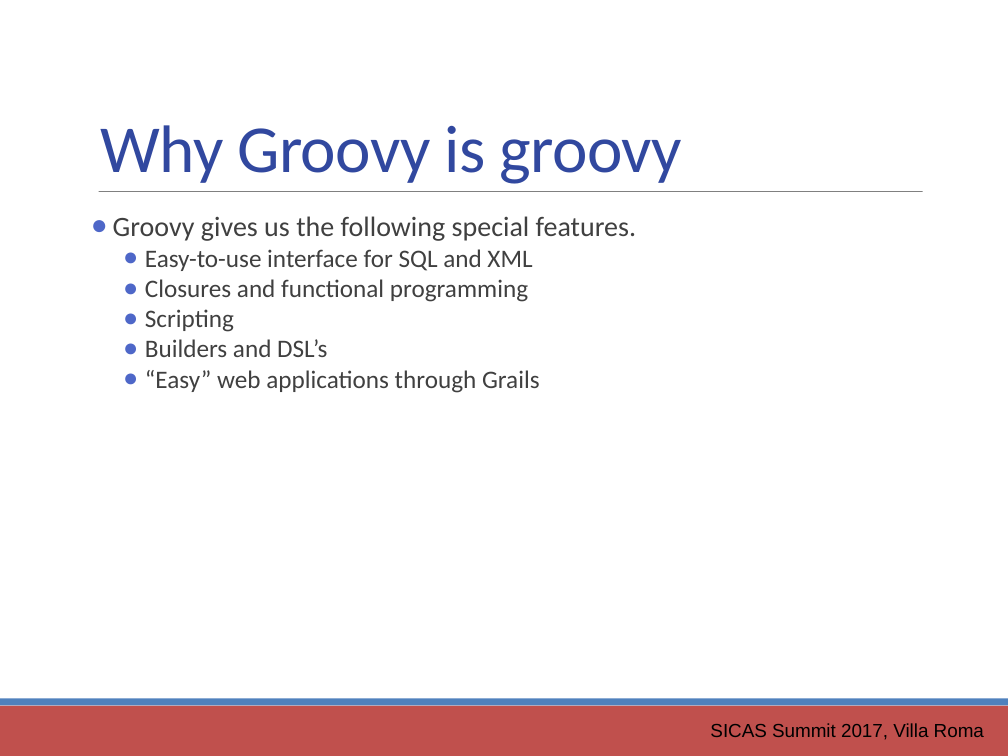
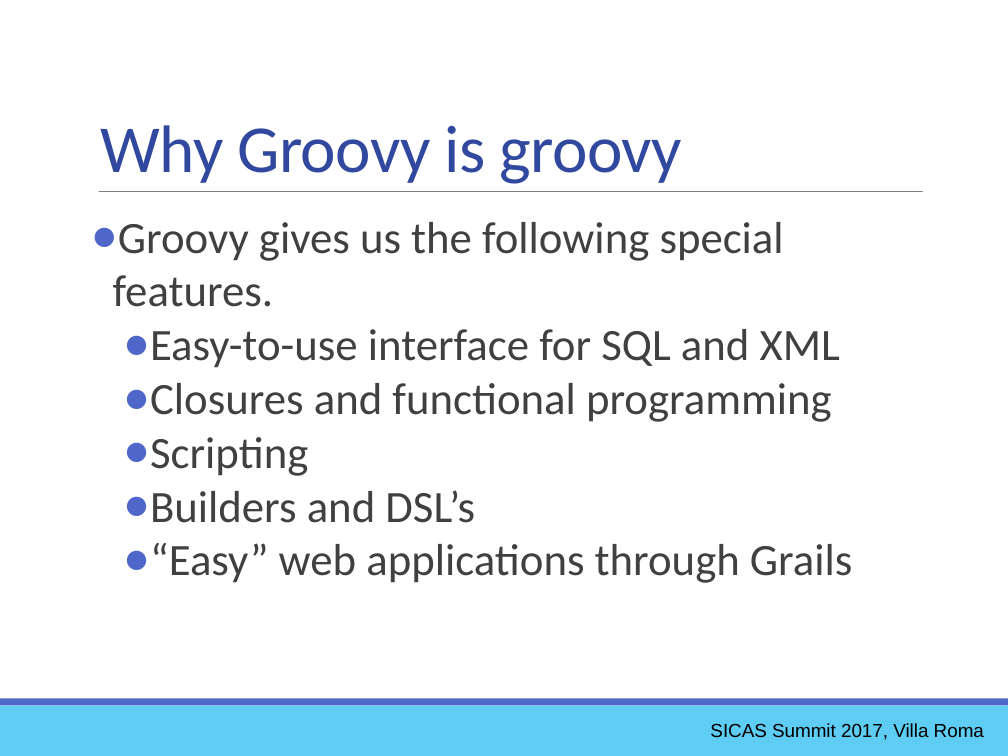
Before and after one commit to ewcole/simple_report, a slide deck: slide 7 of docs/SICAS_2017/Cole_Drop-In Reporting with Groovy.pptx. Drawn at 1008x756 pixels with LibreOffice and Linux fonts; fonts in the diff are those of the drawing. Boxes give left, top, right and bottom in pixels: in the first picture for what was removed or moved away, otherwise in the second. Text is boxed around its words. In the diff, an @@ line names an element or a change of style, - is before the commit and + after.

Commit message:
Restore correct colors to presentation slides

```diff
--- a/docs/SICAS_2017/Cole_Drop-In Reporting with Groovy.pptx
+++ b/docs/SICAS_2017/Cole_Drop-In Reporting with Groovy.pptx
@@ text "Groovy gives us the following ..." at [113,222,853,583]: size 20 to 32 pt in "Groovy gives us the following special features."; size 18 to 32 pt in "Easy-to-use interface for SQL and XML", "Closures and functional programming", "Scripting", "Builders and DSL’s" and 1 more places @@
@@ rectangle at [0,706,1008,756]: fill #C0504D to #5ECCF3 @@
@@ rectangle at [0,699,1008,706]: fill #4F81BD to #4E67C8 @@
```
Also in this commit, not shown: 45 other slides changed.
